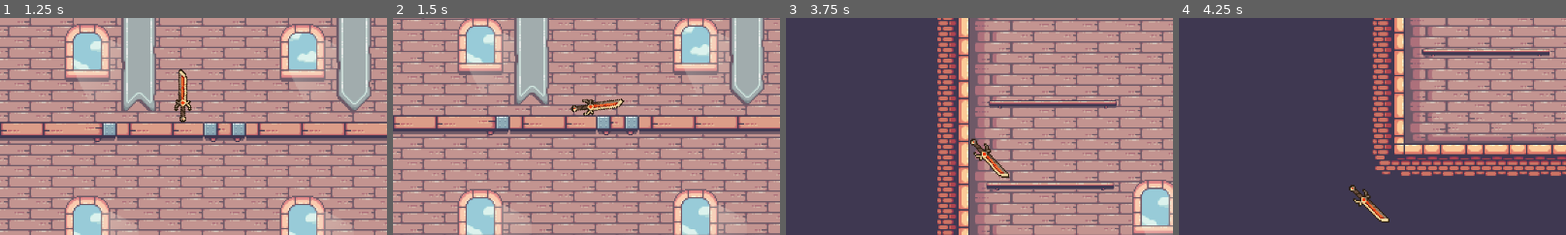
Above: before the commit, frames 1-4 (left to right).
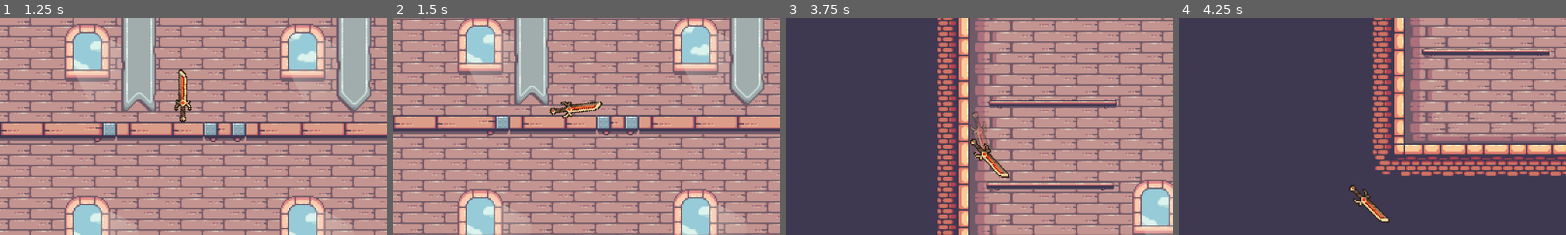
Above: after the commit, the same moments.

Repository: DonTangen/KnifeFight
Game: Godot game, scene res://title_screen.tscn
Same seed, same stepped clock (60 frames per second), same inputs: the game is played once before the commit and once after it.
Inputs (mouse positions are % of the whole screen's width and height, from its top left):
- Up to frame 1 (1.25 s): click "Play" at 0.5 s
- Up to frame 2 (1.5 s): move the mouse to (72, 45) at 1.27 s; hold W (rotate_right) from 1.28 s (still down); hold Right mouse button (lunge) from 1.28 s (still down); click (72, 45) at 1.35 s
- Up to frame 3 (3.75 s): tap Space (jump) at 1.52, 1.82, 2.27, 2.3, 2.57, 2.85 s; move the mouse to (30, 55) at 2.02 s; release Right mouse button (lunge) at 2.03 s; right-click (30, 55) at 2.1 s; move the mouse to (60, 28) at 2.77 s; release W (rotate_right) at 2.78 s; hold S (rotate_left) 2.78-3.53 s; click (60, 28) at 3.05 s; move the mouse to (45, 70) at 3.52 s; hold W (rotate_right) from 3.53 s (still down); click (45, 70) at 3.6 s
- Up to frame 4 (4.25 s): keep holding W (rotate_right); tap Space (jump) at 3.77, 4.07 s; right-click (45, 70) at 3.8 s
The pictures show only the part of the screen within x 26-75%, y 29-79%; the shares and areas given below are measured in that part.

Frame 1 is identical in both runs. In frame 2, 0.9% of the frame differs, in the area x 40-60%, y 37-47%; in frame 3, 0.3%; in frame 4, nothing differs.

Commit message:
chore: fixing lunge animation with added particles

Diff:
--- a/scenes/game.tscn
+++ b/scenes/game.tscn
@@ -1,8 +1,9 @@
-[gd_scene load_steps=18 format=4 uid="uid://ic0y2tbq4388"]
+[gd_scene load_steps=24 format=4 uid="uid://ic0y2tbq4388"]
 
 [ext_resource type="Texture2D" uid="uid://cordc2owd3p8y" path="res://assets/Sprites/14-TileSets/Terrain (32x32).png" id="2_567as"]
 [ext_resource type="Texture2D" uid="uid://dxclxjclegx28" path="res://assets/Sprites/14-TileSets/Decorations (32x32).png" id="2_svggb"]
 [ext_resource type="PackedScene" uid="uid://bwjlqx13ye2sy" path="res://scenes/sword_player.tscn" id="3_pxbj5"]
+[ext_resource type="Texture2D" uid="uid://bdb31i5bhluqj" path="res://assets/32 Free Weapon Icons/Icons/Iicon_32_22.png" id="4_kkd5n"]
 [ext_resource type="PackedScene" uid="uid://5x6uiackw4fa" path="res://scenes/coin.tscn" id="5_2rjnq"]
 [ext_resource type="PackedScene" uid="uid://upe0adekrunx" path="res://scenes/killzone.tscn" id="6_chwyg"]
 [ext_resource type="PackedScene" uid="uid://brodjchsu5qsm" path="res://scenes/one_way_platform_big.tscn" id="6_l7m1g"]
@@ -229,6 +230,47 @@
 physics_layer_0/collision_layer = 1
 sources/0 = SubResource("TileSetAtlasSource_3c6dm")
 
+[sub_resource type="Shader" id="Shader_xcpg6"]
+code = "// NOTE: Shader automatically converted from Godot Engine 4.3.stable's CanvasItemMaterial.
+
+shader_type canvas_item;
+render_mode blend_mix;
+uniform int particles_anim_h_frames;
+uniform int particles_anim_v_frames;
+uniform bool particles_anim_loop;
+
+void vertex() {
+	float h_frames = float(particles_anim_h_frames);
+	float v_frames = float(particles_anim_v_frames);
+	VERTEX.xy /= vec2(h_frames, v_frames);
+	float particle_total_frames = float(particles_anim_h_frames * particles_anim_v_frames);
+	float particle_frame = floor(INSTANCE_CUSTOM.z * float(particle_total_frames));
+	if (!particles_anim_loop) {
+		particle_frame = clamp(particle_frame, 0.0, particle_total_frames - 1.0);
+	} else {
+		particle_frame = mod(particle_frame, particle_total_frames);
+	}	vec2 scale_uv = UV / vec2(h_frames, v_frames);
+	UV = scale_uv + vec2(mod(particle_frame, h_frames) / h_frames, floor((particle_frame + 0.5) / h_frames) / v_frames);
+}
+"
+
+[sub_resource type="ShaderMaterial" id="ShaderMaterial_ldepx"]
+shader = SubResource("Shader_xcpg6")
+shader_parameter/particles_anim_h_frames = 1
+shader_parameter/particles_anim_v_frames = 1
+shader_parameter/particles_anim_loop = false
+
+[sub_resource type="Curve" id="Curve_7rxuu"]
+_data = [Vector2(0, 0.498132), 0.0, 0.0, 0, 0, Vector2(0.996865, 0), 0.0, 0.0, 0, 0]
+point_count = 2
+
+[sub_resource type="CurveTexture" id="CurveTexture_861nv"]
+curve = SubResource("Curve_7rxuu")
+
+[sub_resource type="ParticleProcessMaterial" id="ParticleProcessMaterial_gx5tj"]
+gravity = Vector3(0, 0, 0)
+alpha_curve = SubResource("CurveTexture_861nv")
+
 [sub_resource type="WorldBoundaryShape2D" id="WorldBoundaryShape2D_118ed"]
 
 [sub_resource type="Animation" id="Animation_ax33b"]
@@ -289,6 +331,16 @@
 [node name="SwordPlayer" parent="." instance=ExtResource("3_pxbj5")]
 position = Vector2(-46, -264)
 
+[node name="MovingParticles" type="GPUParticles2D" parent="SwordPlayer"]
+show_behind_parent = true
+material = SubResource("ShaderMaterial_ldepx")
+position = Vector2(0, -14)
+rotation = -0.785398
+emitting = false
+process_material = SubResource("ParticleProcessMaterial_gx5tj")
+texture = ExtResource("4_kkd5n")
+speed_scale = 2.75
+
 [node name="Camera2D" type="Camera2D" parent="SwordPlayer"]
 position = Vector2(5, -4)
 zoom = Vector2(2, 2)
@@ -297,6 +349,12 @@
 position_smoothing_enabled = true
 rotation_smoothing_enabled = true
 
+[node name="Music" type="AudioStreamPlayer2D" parent="SwordPlayer"]
+position = Vector2(46, 264)
+stream = ExtResource("9_6ow23")
+autoplay = true
+bus = &"Music"
+
 [node name="Enemies" type="Node" parent="."]
 
 [node name="Pig3" parent="Enemies" instance=ExtResource("8_etwnv")]
@@ -382,8 +440,3 @@
 
 [node name="OneWayPlatformSmall5" parent="OneWayPlatforms" instance=ExtResource("7_kyjnp")]
 position = Vector2(273, 18)
-
-[node name="Music" type="AudioStreamPlayer2D" parent="."]
-stream = ExtResource("9_6ow23")
-autoplay = true
-bus = &"Music"
--- a/scripts/sword_player.gd
+++ b/scripts/sword_player.gd
@@ -35,6 +35,7 @@
 @onready var ray_cast_13: RayCast2D = $RayCasts/RayCast2D13
 @onready var ray_cast_14: RayCast2D = $RayCasts/RayCast2D14
 @onready var timer: Timer = $Timer
+@onready var moving_particles: GPUParticles2D = $MovingParticles
 
 func _integrate_forces(_state: PhysicsDirectBodyState2D) -> void:
 	# Get the input direction and handle the movement/deceleration.
@@ -69,6 +70,8 @@
 			if not (ray_cast.is_colliding() or ray_cast_2.is_colliding() or ray_cast_6.is_colliding()):
 				self.rotation_degrees += attack_rotation / 6.0
 			n = 0
+			moving_particles.amount = 8
+			moving_particles.emitting = false
 
 	# Add the gravity.
 	#velocity += get_gravity()
@@ -78,6 +81,7 @@
 		# Rotation
 		if Input.is_action_pressed("rotate_left") and is_stuck == 0:
 			self.freeze = false
+			moving_particles.emitting = false
 			self.gravity_scale = 1
 			if n == 0:
 				if not ray_cast.is_colliding():
@@ -85,6 +89,7 @@
 					self.angular_velocity = 2
 		if Input.is_action_pressed("rotate_right") and is_stuck == 0:
 			self.freeze = false
+			moving_particles.emitting = false
 			self.gravity_scale = 1
 			if n == 0:
 				if not ray_cast_3.is_colliding():
@@ -98,34 +103,38 @@
 			if (ray_cast.is_colliding() or ray_cast_2.is_colliding() or ray_cast_3.is_colliding() or ray_cast_4.is_colliding() or ray_cast_5.is_colliding() or ray_cast_6.is_colliding()) and is_stuck != 1:
 				apply_central_impulse(Vector2(0, JUMP_VELOCITY))
 			is_stuck = 0
+			moving_particles.emitting = false
 		# Sword Swing
 		if Input.is_action_just_pressed("attack-deflect") and is_stuck == 0:
 			if n == 0:
+				moving_particles.emitting = true
+				moving_particles.amount_ratio = 4
 				if not (ray_cast.is_colliding() or ray_cast_2.is_colliding() or ray_cast_6.is_colliding()):
 					self.rotation_degrees += attack_rotation / 6.0
 					self.angular_velocity = 7
 					n = 1
 		# Lunging Attack
 		if Input.is_action_pressed("lunge"):
-			reset_position()
+			if is_stuck == 1: reset_position()
 			if ray_cast.is_colliding() or ray_cast_2.is_colliding() or ray_cast_3.is_colliding() or ray_cast_4.is_colliding() or ray_cast_5.is_colliding() or ray_cast_6.is_colliding() or is_stuck == 1 or is_charging == 1:
 				is_charging = 1
 				is_stuck = 0
+				moving_particles.emitting = false
 				self.apply_force(Vector2(0,0), Vector2(0,0))
 				look_at(mouse_pos)
 				self.rotation_degrees += 90
-				if power <= 7:
-					sprite.position.y += 2
+				if power <= 7: sprite.position.y += 2
 				power += 1
-				if power > 8:
-					power = 8
+				if power > 8: power = 8
 		if Input.is_action_just_released("lunge"):
 			self.freeze = false
 			self.gravity_scale = 1
+			moving_particles.emitting = true
+			if not (ray_cast.is_colliding() or ray_cast_2.is_colliding() or ray_cast_3.is_colliding() or ray_cast_4.is_colliding() or ray_cast_5.is_colliding() or ray_cast_6.is_colliding() or ray_cast_7.is_colliding() or ray_cast_8.is_colliding() or ray_cast_9.is_colliding() or ray_cast_10.is_colliding() or ray_cast_11.is_colliding()):
+				moving_particles.emitting = false
 			is_lunging = 1
 			is_charging = 0
-			if is_lunging == 0 and is_stuck == 0:
-				sprite.position.y -= 16
+			if is_lunging == 0 and is_stuck == 0: sprite.position.y -= 16
 			apply_central_impulse((Vector2(0, -power*1.25).rotated(self.rotation))*launch)
 			lunge_direction = self.position - previous_pos
 			power = 0
@@ -138,16 +147,16 @@
 			is_lunging = 0
 			timer_expired = 0
 			is_stuck = 1
+			moving_particles.emitting = false
 		if (ray_cast.is_colliding() or ray_cast_3.is_colliding() or ray_cast_4.is_colliding() or ray_cast_5.is_colliding() or …(248 unchanged characters)…
 			self.freeze = false
 			self.gravity_scale = 1
 			is_lunging = 0
+			moving_particles.emitting = false
 			timer_expired = 0
 		# Apply movement
-		if direction:
-			self.apply_force(velocity, Vector2(0,0))
-		else:
-			self.apply_force(-velocity, Vector2(0,0))
+		if direction: self.apply_force(velocity, Vector2(0,0))
+		else: self.apply_force(-velocity, Vector2(0,0))
 
 	if not is_instance_valid(collision_shape):
 		self.apply_force(-velocity, Vector2(0,0))
